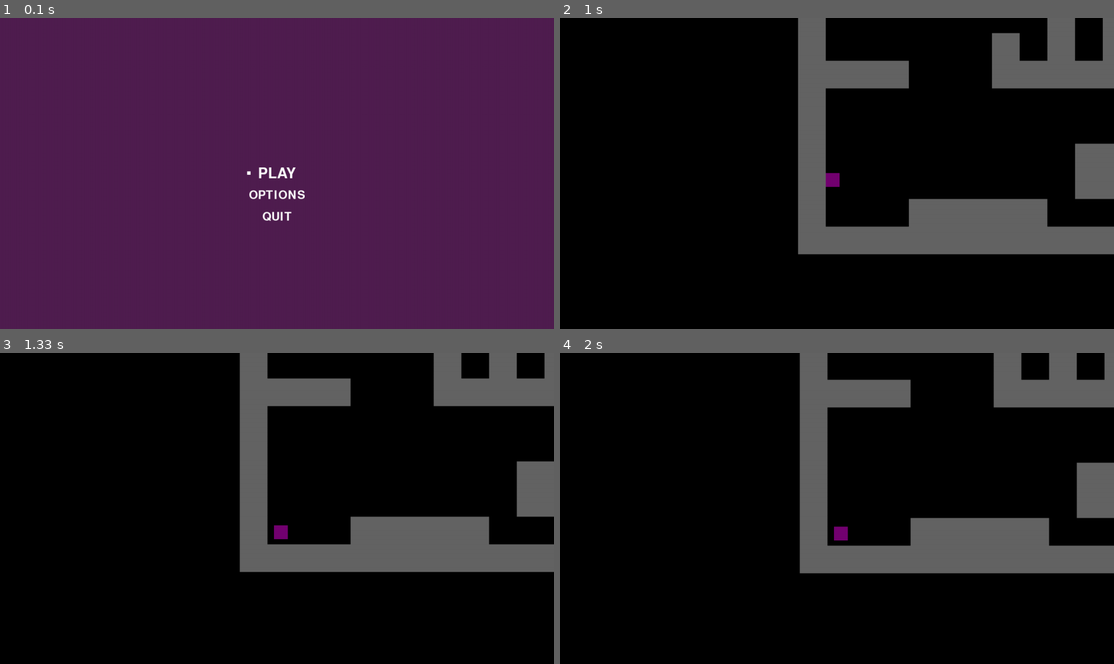
Above: before the commit, frames 1-4 (two rows, left to right).
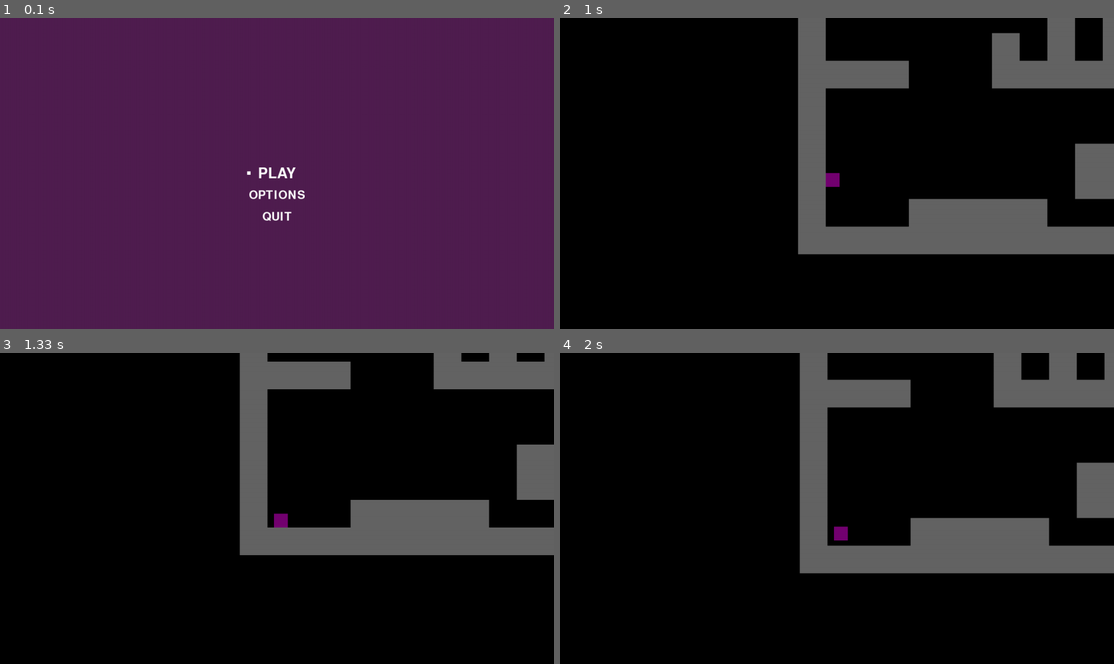
Above: after the commit, the same moments.

Repository: ssilatel/pygame-platformer
Game: pygame game, started from main.py
The game is run twice, just before and just after one commit, with the same random seed, the same clock (stepped at 60 frames per second) and the same inputs.
Inputs:
- Up to frame 1 (0.1 s): no input
- Up to frame 2 (1 s): tap Space at 0.33 s; hold A from 0.67 s (still down); hold Up from 0.67 s (still down)
- Up to frame 3 (1.33 s): release A at 1.13 s; release Up at 1.13 s; tap D at 1.17 s
- Up to frame 4 (2 s): hold Up 1.5-1.97 s

Frames 1-2 are identical in both runs. In frame 3, 10% of the frame differs, in the area x 43-100%, y 2-71%; in frame 4, nothing differs.

Commit message:
Add files via upload

Diff:
--- a/engine.py
+++ b/engine.py
@@ -18,7 +18,7 @@
     return hit_list
 
 def move(rect, movement, tiles, mode, screen, scroll):
-    collision_types = {"top": False, "bottom": False, "left": False, "right": False, "wall_climb": False}
+    collision_types = {"top": False, "bottom": False, "left": False, "right": False}
     rect.x += movement[0]
     hit_list = collision_test(rect, tiles)
     for tile in hit_list:
@@ -32,8 +32,6 @@
             collision_types["right"] = True
             if mode == "debug":
                 pygame.draw.rect(screen, (255, 0, 0), (tile.x - scroll[0], tile.y - scroll[1], tile.w, tile.h))
-        if (collision_types["left"] or collision_types["right"]) and rect.top > tile.top:
-            collision_types["wall_climb"] = True
     rect.y += movement[1]
     hit_list = collision_test(rect, tiles)
     for tile in hit_list:
@@ -63,11 +61,8 @@
         self.moving_left = False
         self.moving_right = False
         self.jumping = False
-        self.on_wall = False
         self.y_momentum = 0
         self.air_timer = 0
-        self.jumping_timer = 0
-        self.facing_right = True
 
 
     def update(self, tiles, mode, screen, scroll):
@@ -83,7 +78,6 @@
 
         collisions = move(self.rect, self.movement, tiles, mode, screen, scroll)
         if collisions["bottom"]:
-            self.can_jump = True
             self.jumping = False
             self.y_momentum = 1
             self.air_timer = 0
@@ -91,17 +85,6 @@
             self.air_timer += 1
         if collisions["top"]:
             self.y_momentum = 0
-        if self.jumping:
-            self.jumping_timer += 1
-        else:
-            self.jumping_timer = 0
-        if collisions["wall_climb"] and self.jumping_timer > 20:
-            self.on_wall = True
-        else:
-            self.on_wall = False
-        if self.on_wall:
-            self.y_momentum = 0
-        print(collisions["wall_climb"])
 
     def draw(self, screen, scroll):
         screen.blit(self.image, (self.rect.x - scroll[0], self.rect.y - scroll[1]))
--- a/main.py
+++ b/main.py
@@ -33,20 +33,10 @@
                 if event.key == pygame.K_LEFT or event.key == pygame.K_a:
                     player.moving_right = False
                     player.moving_left = True
-                    player.facing_right = False
                 if event.key == pygame.K_RIGHT or event.key == pygame.K_d:
                     player.moving_left = False
                     player.moving_right = True
-                    player.facing_right = True
                 if (event.key == pygame.K_UP or event.key == pygame.K_w or event.key == pygame.K_SPACE):
-                    if player.on_wall and player.jumping:
-                        player.on_wall = False
-                        player.y_momentum -= 20
-                        player.jumping_timer = 0
-                        if player.facing_right:
-                            pass
-                        else:
-                            pass
                     if player.air_timer < 6 and not player.jumping:
                         player.y_momentum -= 20
                         player.jumping = True
